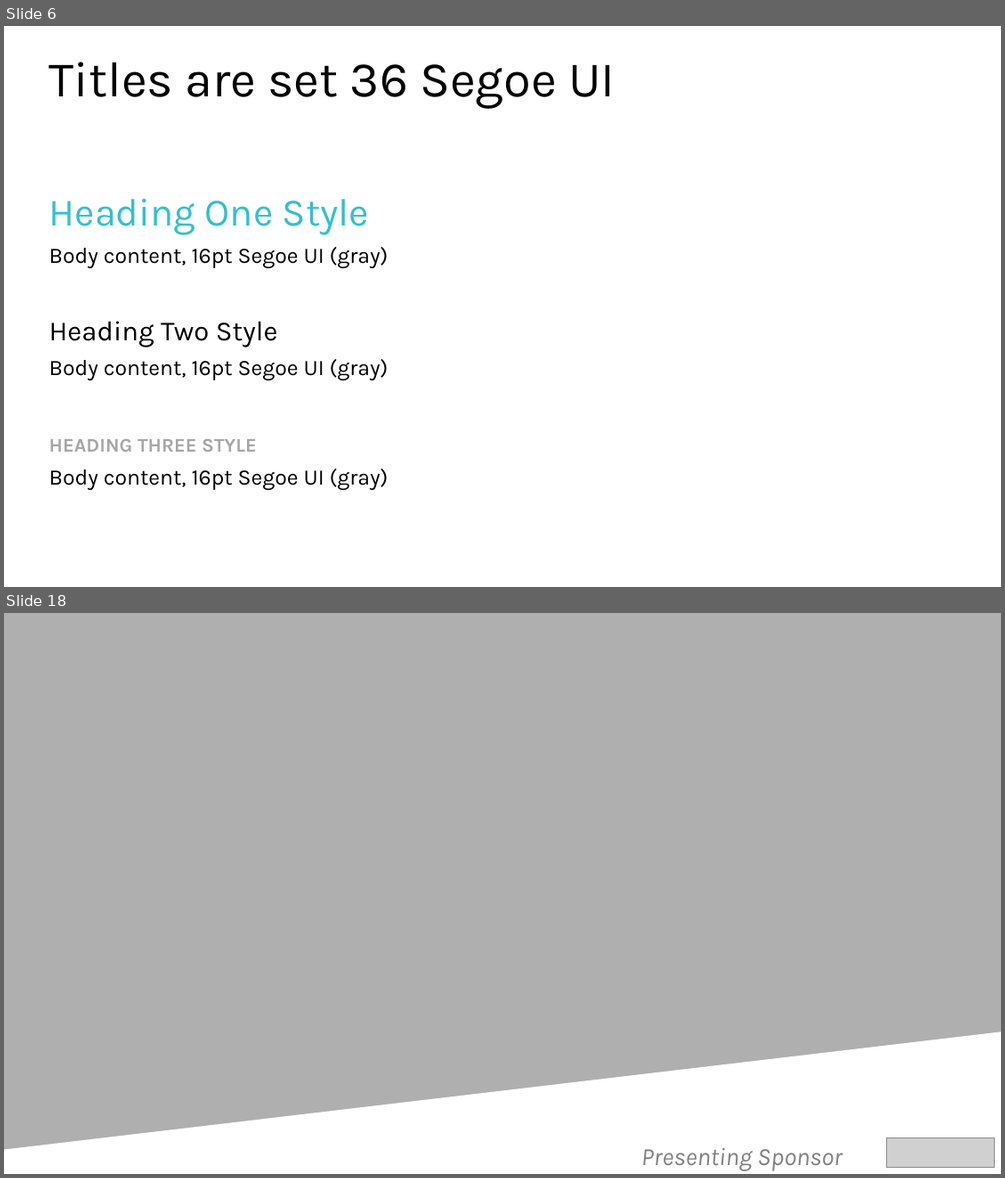
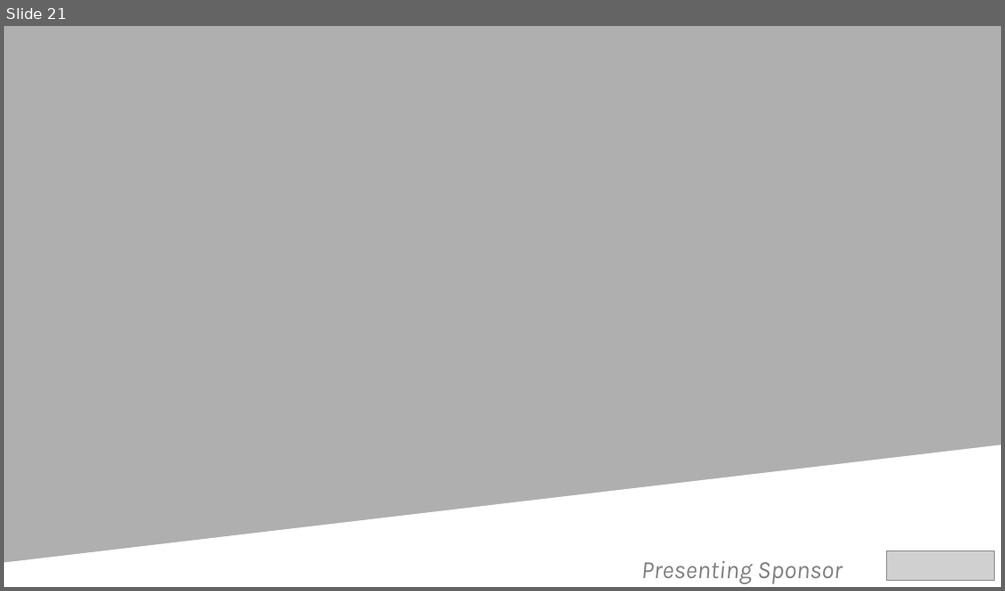
Before and after one commit to SQLDBAWithABeard/Presentations, a slide deck: 2018/24 HoP/PowerShell.pptx. Shown one above the other, each under a label of ours: slides 6 and 18 before the commit, slide 21 after it; the slides between them are not shown. The pictures are 1005x1178 and 1005x591 pixels, drawn with LibreOffice and Linux fonts; fonts in the diff are those of the drawing; grey boxes stand for pictures; background and template pictures are left out. Boxes give left, top, right and bottom in pixels: in the first picture for what was removed or moved away, otherwise in the second. Text is boxed around its words. In the diff, an @@ line names an element or a change of style, - is before the commit and + after.

```diff
--- a/2018/24 HoP/PowerShell.pptx
+++ b/2018/24 HoP/PowerShell.pptx
@@ slide 6 removed at <box>4,26,1001,587</box>, background #FFFFFF @@
@@ title removed at <box>49,62,615,109</box> @@
-Titles are set 36 Segoe UI
@@ text removed at <box>49,199,369,235</box> @@
-Heading One Style
@@ text removed at <box>49,247,388,268</box> @@
-Body content, 16pt Segoe UI (gray)
@@ text removed at <box>49,321,278,347</box> @@
-Heading Two Style
@@ text removed at <box>49,359,388,380</box> @@
-Body content, 16pt Segoe UI (gray)
@@ text removed at <box>49,439,257,451</box> @@
-HEADING THREE STYLE
@@ text removed at <box>49,468,388,490</box> @@
-Body content, 16pt Segoe UI (gray)
@@ what was slide 18 is now slide 21 @@
```
Also in this commit, not shown: 3 slides changed, 16 slides added, 12 other slides removed.
